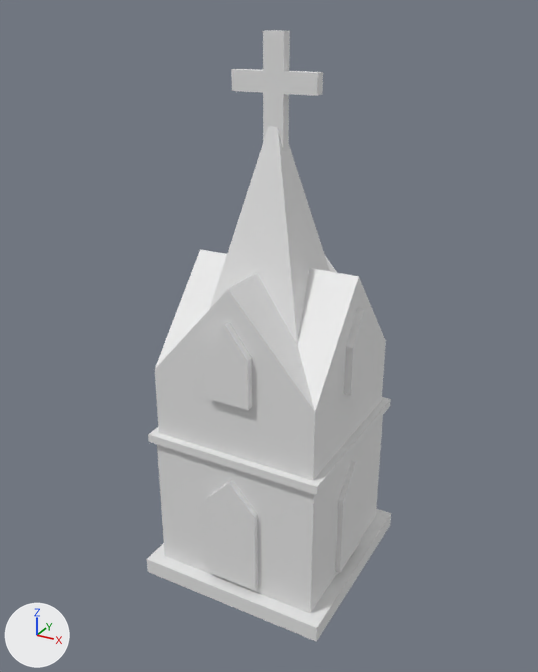
The Blender file assets/models/buildings/small_chapel.blend, before and after one commit.
Both versions are drawn from a camera (50 mm lens) standing at (5.84, -10.85, 10.15) and looking at (-0.06, -0.11, 4.78). The lights are fixed; the arrows at lower left show +X, +Y and +Z. The older version comes first.

Script lines for the objects in view, before the commit:
```python
ob_plane = bpy.data.objects.new('Plane', me_plane)
ob_plane.location = (0.0, 0.0, 0.0)
ob_plane.scale = (1.84, 1.84, 1.84)
ob_plane_001 = bpy.data.objects.new('Plane.001', me_plane_001)
ob_plane_001.location = (0.0, 0.11, 8.28)
ob_plane_001.rotation_euler = (1.571, 0.0, 0.0)  # degrees (90, 0, 0)
ob_plane_001.scale = (0.181, 0.652, 0.181)
ob_plane_003 = bpy.data.objects.new('Plane.003', me_plane_003)
ob_plane_003.location = (0.0, -1.48, 1.25)
ob_plane_003.rotation_euler = (1.571, 0.0, 0.0)  # degrees (90, 0, 0)
ob_plane_003.scale = (0.516, 0.811, 0.811)
ob_plane_004 = bpy.data.objects.new('Plane.004', me_plane_004)
ob_plane_004.location = (1.48, 0.0, 1.25)
ob_plane_004.rotation_euler = (1.571, 0.0, 1.571)  # degrees (90, 0, 90)
ob_plane_004.scale = (0.516, 0.811, 0.811)
ob_plane_007 = bpy.data.objects.new('Plane.007', me_plane_007)
ob_plane_007.location = (1.48, 0.0, 4.24)
ob_plane_007.rotation_euler = (1.571, 0.0, 1.571)  # degrees (90, 0, 90)
ob_plane_007.scale = (0.516, 0.811, 0.811)
ob_plane_008 = bpy.data.objects.new('Plane.008', me_plane_008)
ob_plane_008.location = (0.0, -1.48, 4.24)
ob_plane_008.rotation_euler = (1.571, 0.0, 0.0)  # degrees (90, 0, 0)
ob_plane_008.scale = (0.516, 0.811, 0.811)
```
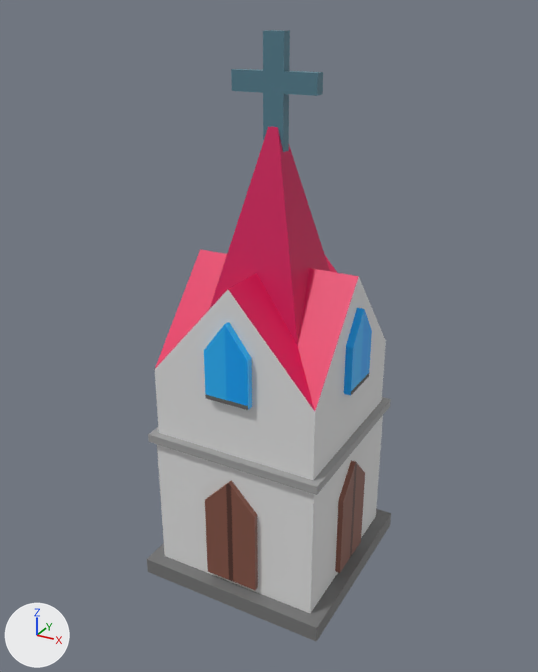
Location of each change, [x1, y1, x2, y2] in pixels of the pictures (538 x 672 px):
'Plane', recoloured, surface changed (darker)
    both: [147, 127, 391, 642]
'Plane.003', recoloured, surface changed (white to brown)
    both: [205, 480, 258, 590]
'Plane.001', recoloured (white to cyan)
    both: [231, 30, 323, 152]
'Plane.008', recoloured, surface changed (white to blue)
    both: [204, 322, 252, 410]
'Plane.004', recoloured (white to brown)
    both: [335, 460, 365, 573]
'Plane.007', recoloured, surface changed (white to blue)
    both: [344, 308, 372, 396]

What changed in the scene script:
```text
Add img_color_palette_png:
    img_color_palette_png = load_image('color-palette.png', '../../textures/color-palette.png', 512, 512, 'sRGB')
Add mat_material:
    mat_material = principled_material('Material')
    mat_material.texture = img_color_palette_png
Change me_plane:
    where me_plane.from_pydata(...)  # 77 vertices, 42 faces; spans x -1.0..1.0, y -1.0..1.0, z 0.0..4.77
    used by ob_plane; location = (0.0, 0.0, 0.0); scale = (1.84, 1.84, 1.84)
    me_plane part 1: texture (UV) coordinates of 42 of 42 faces, centred in x -1.0..1.0, y -1.0..1.0, z 0.0..3.31, changed; they spanned u 0.0..1.0, v 0.0..1.0 and now span u 0.15..0.74, v 0.21..0.67
    add me_plane.materials.append(mat_material)  # picture img_color_palette_png
Change me_plane_001:
    where me_plane_001.from_pydata(...)  # 24 vertices, 22 faces; spans x -4.2..4.2, y -1.28..2.39, z 0.0..1.06
    add me_plane_001.materials.append(mat_material)  # picture img_color_palette_png
Change me_plane_003:
    where me_plane_003.from_pydata(...)  # 30 vertices, 28 faces; spans x -1.0..1.0, y -1.0..1.67, z 0.0..0.24
    used by ob_plane_003; location = (0.0, -1.48, 1.25); rotation_euler = (1.571, 0.0, 0.0), in degrees (90, 0, 0); scale = (0.516, 0.811, 0.811)
    me_plane_003 part 2: texture (UV) coordinates of 28 of 28 faces, centred in x -1.0..1.0, y -1.0..1.64, z 0.0..0.24, changed; they spanned u 0.0..1.0, v 0.0..1.0 and now span u 0.59..0.63, v 0.08..0.3
    add me_plane_003.materials.append(mat_material)  # picture img_color_palette_png
Change me_plane_004:
    where me_plane_004.from_pydata(...)  # 30 vertices, 28 faces; spans x -1.0..1.0, y -1.0..1.67, z 0.0..0.24
    add me_plane_004.materials.append(mat_material)  # picture img_color_palette_png
Change me_plane_007:
    where me_plane_007.from_pydata(...)  # 18 vertices, 16 faces; spans x -0.8..0.8, y -0.09..1.67, z 0.0..0.24
    used by ob_plane_007; location = (1.48, 0.0, 4.24); rotation_euler = (1.571, 0.0, 1.571), in degrees (90, 0, 90); scale = (0.516, 0.811, 0.811)
    me_plane_007 part 3: texture (UV) coordinates of 16 of 16 faces, centred in x -0.8..0.8, y -0.09..1.34, z 0.0..0.24, changed; they spanned u 0.0..1.0, v 0.0..1.0 and now span u 0.59..0.95, v 0.29..0.91
    add me_plane_007.materials.append(mat_material)  # picture img_color_palette_png
Change me_plane_008:
    where me_plane_008.from_pydata(...)  # 18 vertices, 16 faces; spans x -0.8..0.8, y -0.09..1.67, z 0.0..0.24
    used by ob_plane_008; location = (0.0, -1.48, 4.24); rotation_euler = (1.571, 0.0, 0.0), in degrees (90, 0, 0); scale = (0.516, 0.811, 0.811)
    me_plane_008 part 4: texture (UV) coordinates of 16 of 16 faces, centred in x -0.8..0.8, y -0.09..1.34, z 0.0..0.24, changed; they spanned u 0.0..1.0, v 0.0..1.0 and now span u 0.6..0.96, v 0.41..0.92
    add me_plane_008.materials.append(mat_material)  # picture img_color_palette_png
```
